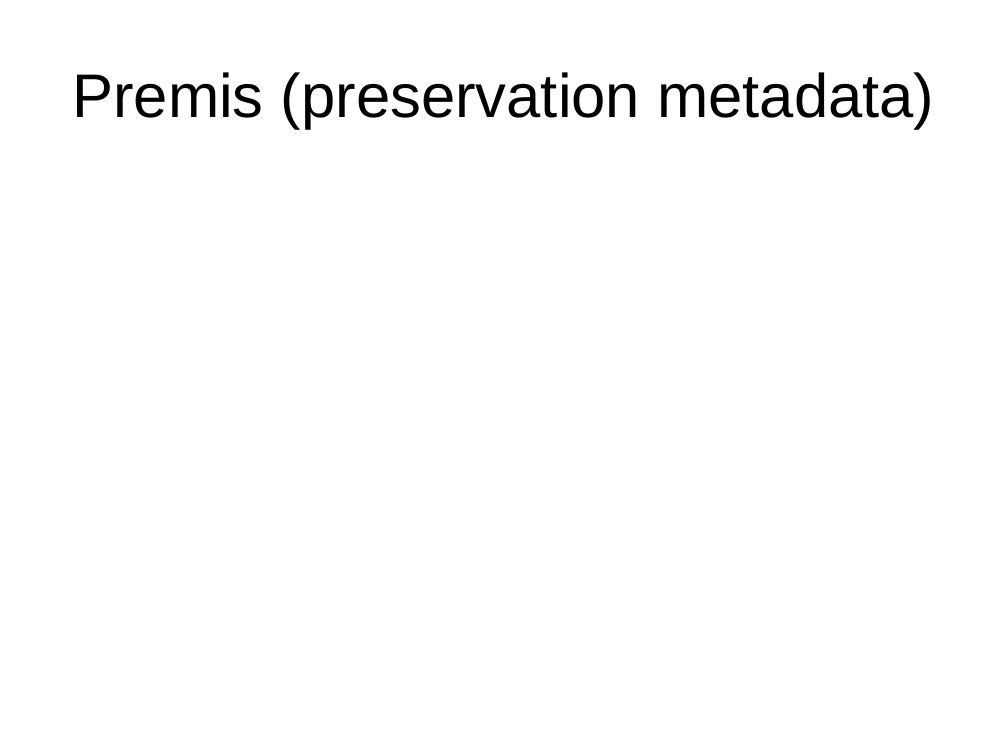
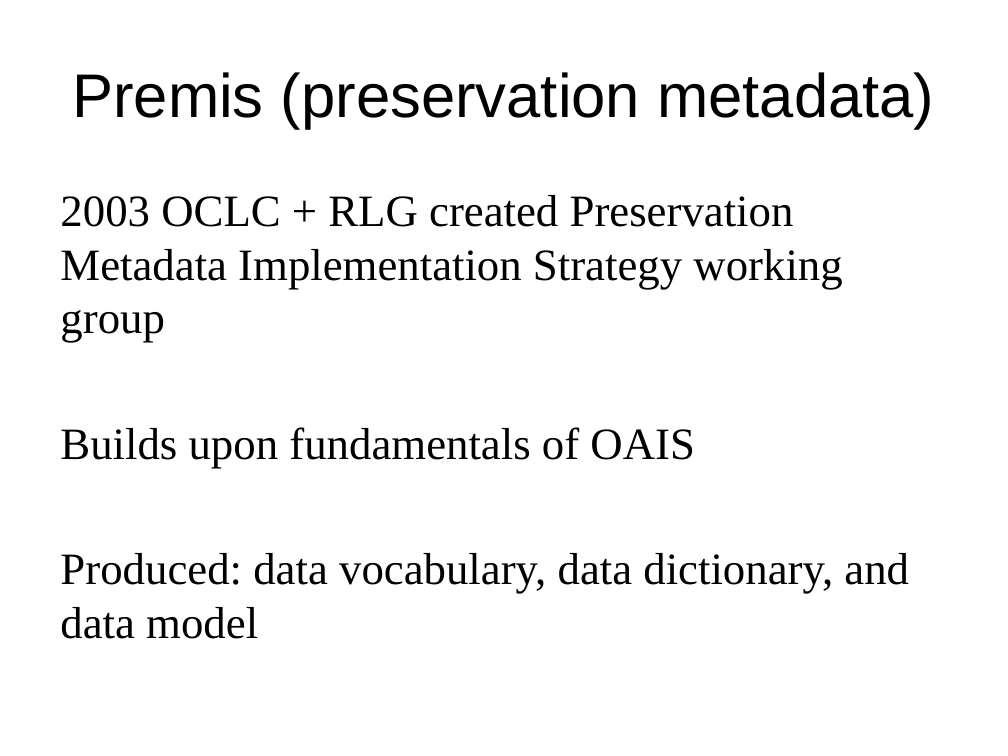
Before and after one commit to DataCurationWorkshop/HongKongCurationWorkshop, a slide deck: slide 13 of Day_2/Day_2_Lectures/Day_2_Metadata_Intro.pptx. Drawn at 1008x756 pixels with LibreOffice and Linux fonts; fonts in the diff are those of the drawing; background and template pictures are left out. Boxes give left, top, right and bottom in pixels: in the first picture for what was removed or moved away, otherwise in the second. Text is boxed around its words. In the diff, an @@ line names an element or a change of style, - is before the commit and + after.

```diff
--- a/Day_2/Day_2_Lectures/Day_2_Metadata_Intro.pptx
+++ b/Day_2/Day_2_Lectures/Day_2_Metadata_Intro.pptx
@@ text added at (60, 195, 909, 639), 32 pt, text #000000 @@
+2003 OCLC + RLG created Preservation Metadata Implementation Strategy working group
+Builds upon fundamentals of OAIS
+Produced: data vocabulary, data dictionary, and data model
```
Also in this commit, not shown: 3 slides added, 5 other files.
